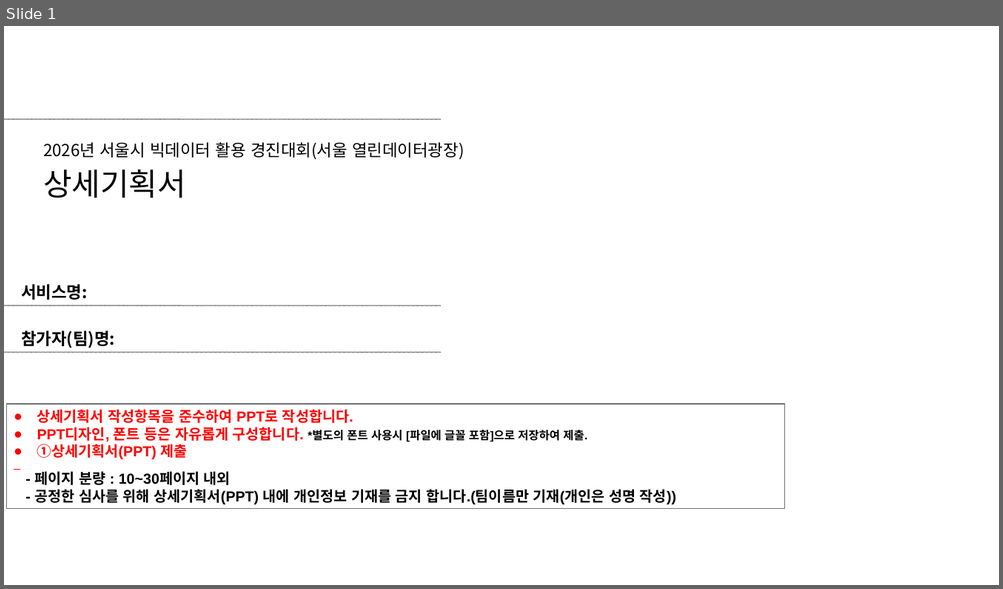
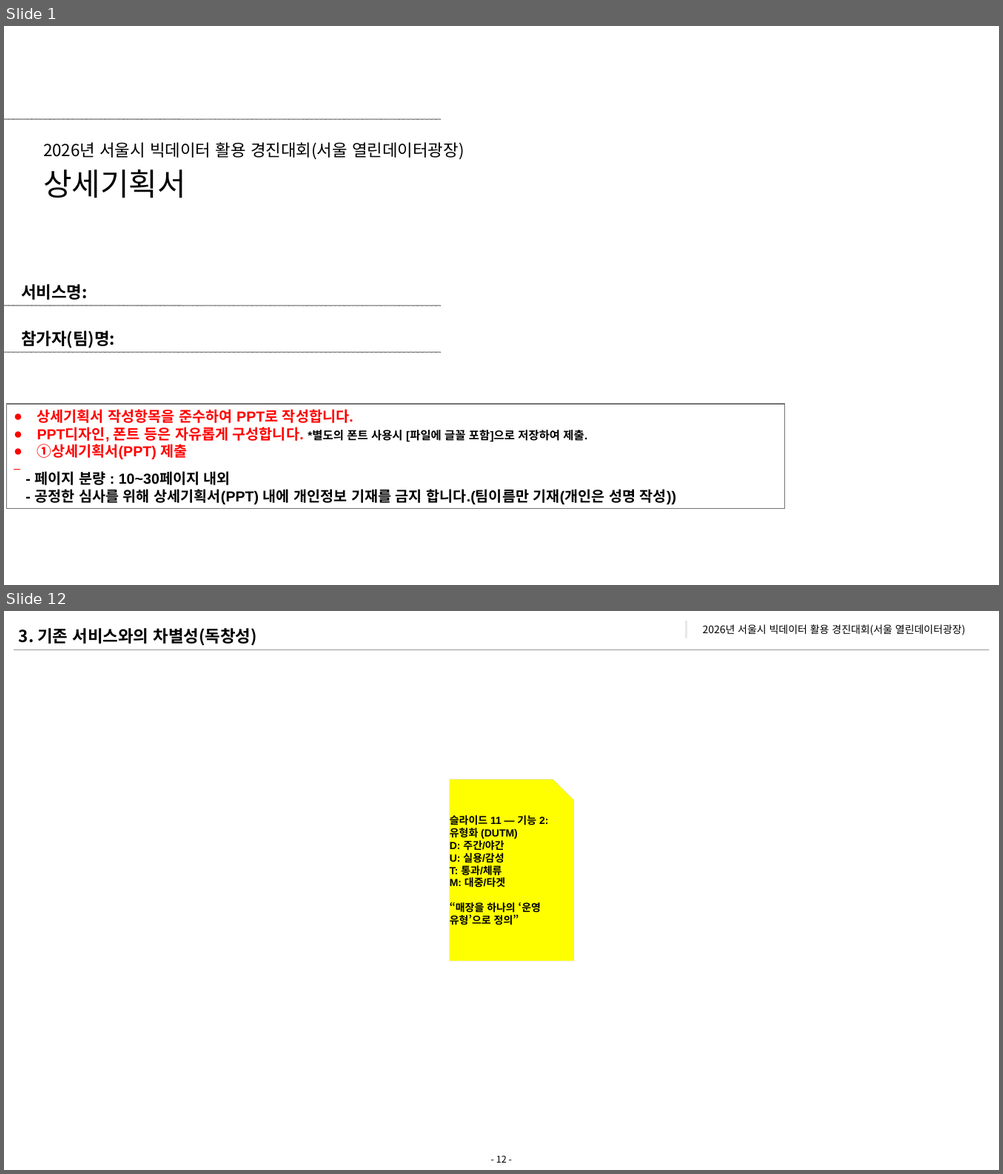
Before and after one commit to 2026-DSLab/2026-Seoul-Bigdata-Contest, a slide deck: 제출서류/[2026 서울시 빅데이터 활용 경진대회_창업부분]_팀명_서비스명_상세기획서.ppt. Shown one above the other, each under a label of ours: slide 1 before the commit, slides 1 and 12 after it; the slides between them are not shown. The pictures are 1003x589 and 1003x1174 pixels, drawn with LibreOffice and Linux fonts; fonts in the diff are those of the drawing; background and template pictures are left out. Boxes give left, top, right and bottom in pixels: in the first picture for what was removed or moved away, otherwise in the second. Text is boxed around its words. In the diff, an @@ line names an element or a change of style, - is before the commit and + after.

```diff
--- a/제출서류/[2026 서울시 빅데이터 활용 경진대회_창업부분]_팀명_서비스명_상세기획서.ppt
+++ b/제출서류/[2026 서울시 빅데이터 활용 경진대회_창업부분]_팀명_서비스명_상세기획서.ppt
@@ slide 12 added at box(4, 611, 999, 1170), background #FFFFFF @@
@@ text added at box(19, 628, 257, 646), 16 pt, text #000000, bold @@
+3. 기존 서비스와의 차별성(독창성)
@@ rectangle added at box(684, 620, 688, 640), fill #E8E8E8, outline #FEFFFE 2.01 pt @@
@@ text added at box(703, 624, 965, 635), 10 pt, text #000000 @@
+2026년 서울시 빅데이터 활용 경진대회(서울 열린데이터광장)
@@ line added from (14, 649) to (988, 649), #A6A6A6 0.99 pt @@
@@ freeform shape added at box(449, 780, 574, 962), fill #FFFF00, outline #D9D9D9 0.26 pt, 10 pt, text #000000, bold @@
+슬라이드 11 — 기능 2: 유형화 (DUTM)
+D: 주간/야간
+U: 실용/감성
+T: 통과/체류
+M: 대중/타겟
+“매장을 하나의 ‘운영 유형’으로 정의”
@@ page number added at box(496, 1156, 506, 1163), 9 pt, text #000000 @@
+- 12 -
```
Also in this commit, not shown: 18 other slides added, 7 slides removed.
